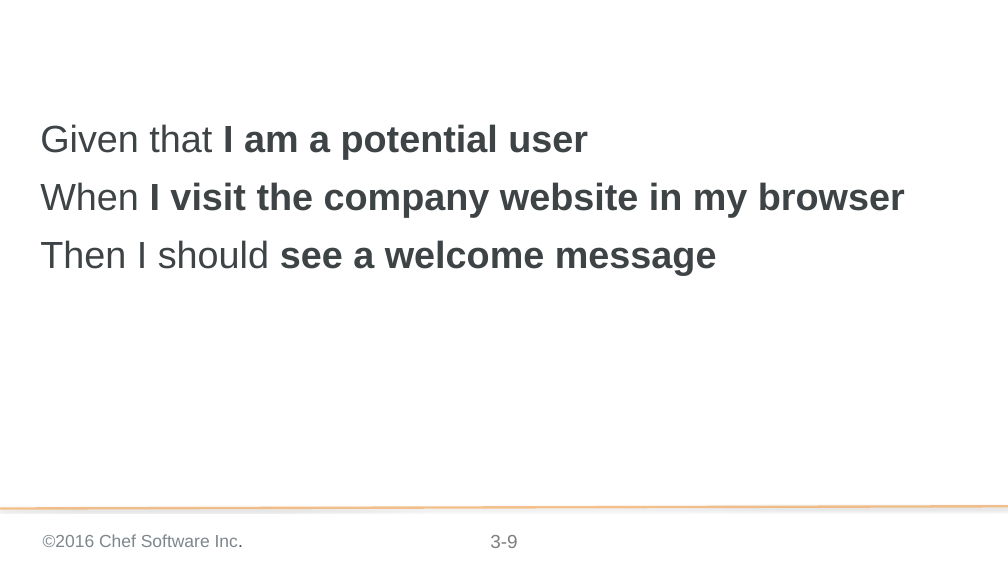
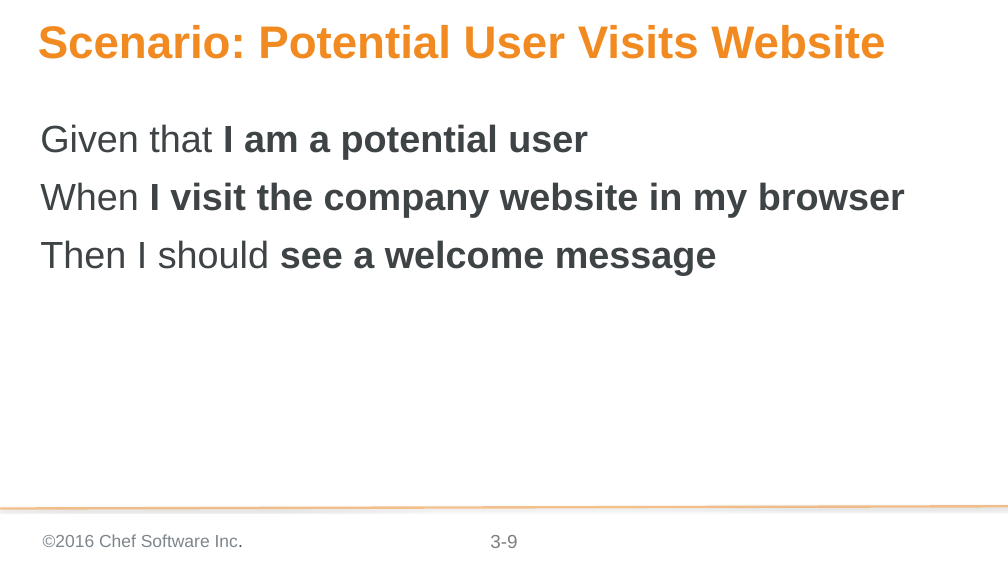
Before and after one commit to chef-training/test_driven_cookbook_development, a slide deck: slide 9 of 03-writing_a_test_first.pptx. Drawn at 1008x567 pixels with LibreOffice and Linux fonts; fonts in the diff are those of the drawing; background and template pictures are left out. Boxes give left, top, right and bottom in pixels: in the first picture for what was removed or moved away, otherwise in the second. Text is boxed around its words. In the diff, an @@ line names an element or a change of style, - is before the commit and + after.

```diff
--- a/03-writing_a_test_first.pptx
+++ b/03-writing_a_test_first.pptx
@@ title added at bbox=[38, 25, 885, 59], 58 pt, text #F18B21, bold @@
+Scenario: Potential User Visits Website
```
Also in this commit, not shown: 22 other slides changed, 7 other files.
